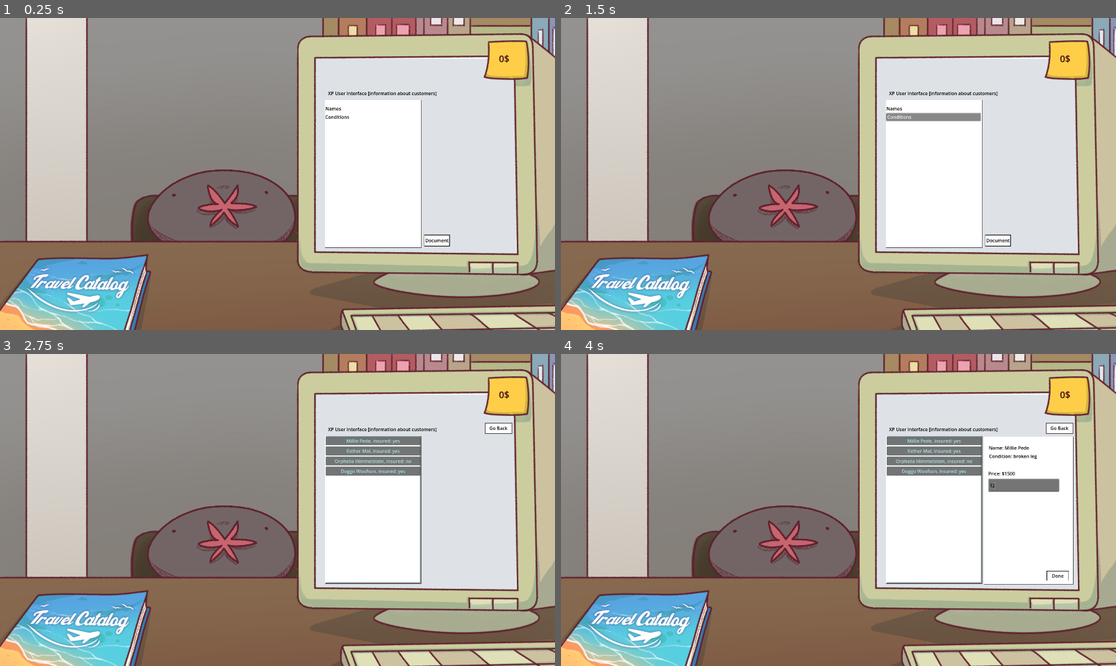
Above: before the commit, frames 1-4 (two rows, left to right).
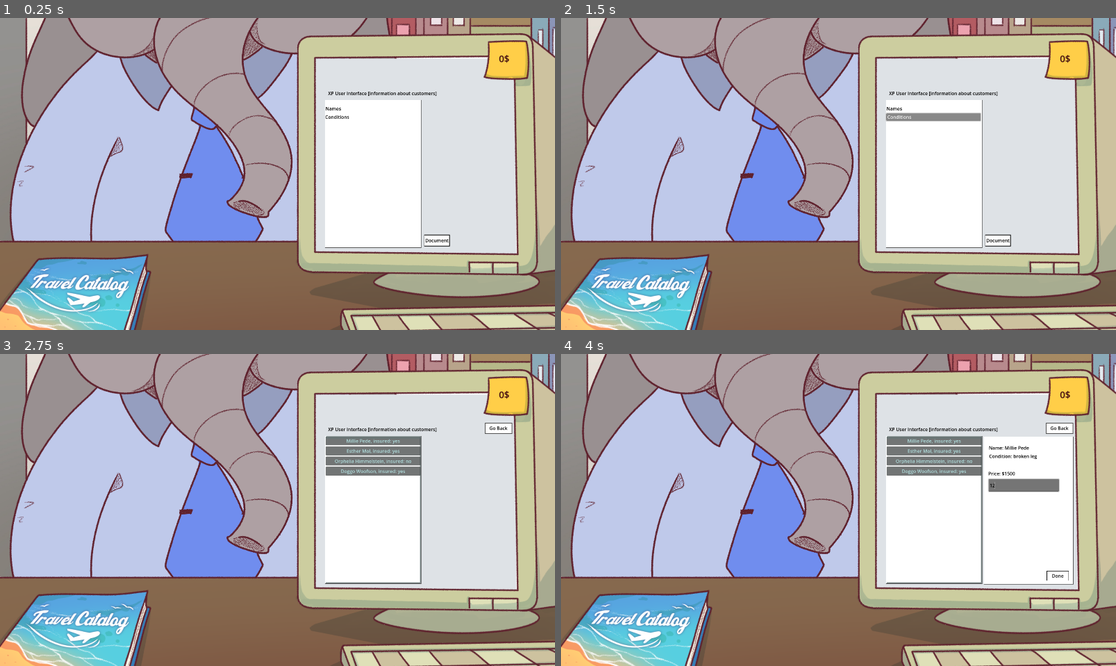
Above: after the commit, the same moments.

Repository: AgonGuri/vacation_please
Game: Godot game, scene res://scenes/main_layout.tscn
The game is run twice, just before and just after one commit, with the same random seed, the same clock (stepped at 60 frames per second) and the same inputs. This scene is started directly instead of the project's main scene.
Inputs (mouse positions are in pixels of both pictures, inside the frame that each line leads up to):
- Up to frame 1 (0.25 s): no input
- Up to frame 2 (1.5 s): click "Document" at 0.5 s; click "Conditions" at 1.25 s
- Up to frame 3 (2.75 s): click "Names" at 2 s
- Up to frame 4 (4 s): click "Millie Pede, insured: yes" at 2.75 s; click (1021, 485) at 3.52 s; type "12" at 3.6 s

The runs differ from the first frame. In frame 1, 36% of the frame differs, in the area x 1-72%, y 0-72%; in frame 2, 36%; in frame 3, 36%; in frame 4, 36%.
Error in both runs: Attempt to call function 'instantiate' in base 'null instance' on a null instance. (res://scripts/main_layout.gd:8)

Commit message:
added client animation

Diff:
--- a/scenes/main_layout.tscn
+++ b/scenes/main_layout.tscn
@@ -1,15 +1,103 @@
-[gd_scene load_steps=11 format=3 uid="uid://ll5qosfnpld3"]
+[gd_scene load_steps=15 format=3 uid="uid://ll5qosfnpld3"]
 
-[ext_resource type="Texture2D" uid="uid://b7y85vdrbga1v" path="res://assets/animalsprites/mole.png" id="1_4lhwc"]
 [ext_resource type="Texture2D" uid="uid://by6ojocygd2dp" path="res://assets/layout/frony_layout.png" id="1_7rr3c"]
 [ext_resource type="Script" uid="uid://bd4ibh4fabtci" path="res://scripts/main_layout.gd" id="1_cq4yi"]
 [ext_resource type="Texture2D" uid="uid://dglk6ld2wbfv1" path="res://assets/layout/bg_layout.jpg" id="2_l5l47"]
 [ext_resource type="Texture2D" uid="uid://co4verei2hgtj" path="res://assets/interactable/catalog_1.png" id="2_vjpme"]
 [ext_resource type="Texture2D" uid="uid://svr384p4hlgd" path="res://assets/interactable/catalog_2.png" id="3_4jnhx"]
+[ext_resource type="Texture2D" uid="uid://d0if75ltxpsbj" path="res://assets/animalsprites/elephant.png" id="3_urhyu"]
 [ext_resource type="Texture2D" uid="uid://cemoejxtwyj6t" path="res://assets/interactable/catalog.png" id="4_4jnhx"]
 [ext_resource type="Script" uid="uid://bbqlr045k8se6" path="res://scripts/catalogue.gd" id="5_f6vs1"]
 [ext_resource type="PackedScene" uid="uid://drbjmsweeri05" path="res://scenes/currency.tscn" id="6_urhyu"]
 [ext_resource type="PackedScene" uid="uid://boepidkh0v6vi" path="res://scenes/pc_ui.tscn" id="8_4m2lt"]
+
+[sub_resource type="Animation" id="Animation_urhyu"]
+resource_name = "client_enters"
+tracks/0/type = "value"
+tracks/0/imported = false
+tracks/0/enabled = true
+tracks/0/path = NodePath("AnimalSprite:position")
+tracks/0/interp = 1
+tracks/0/loop_wrap = true
+tracks/0/keys = {
+"times": PackedFloat32Array(0, 1),
+"transitions": PackedFloat32Array(1, 1),
+"update": 0,
+"values": [Vector2(575, 540), Vector2(960, 540)]
+}
+tracks/1/type = "value"
+tracks/1/imported = false
+tracks/1/enabled = true
+tracks/1/path = NodePath("AnimalSprite:modulate")
+tracks/1/interp = 1
+tracks/1/loop_wrap = true
+tracks/1/keys = {
+"times": PackedFloat32Array(0, 1),
+"transitions": PackedFloat32Array(1, 1),
+"update": 0,
+"values": [Color(1, 1, 1, 0), Color(1, 1, 1, 1)]
+}
+
+[sub_resource type="Animation" id="Animation_6flo5"]
+length = 0.001
+tracks/0/type = "value"
+tracks/0/imported = false
+tracks/0/enabled = true
+tracks/0/path = NodePath("AnimalSprite:position")
+tracks/0/interp = 1
+tracks/0/loop_wrap = true
+tracks/0/keys = {
+"times": PackedFloat32Array(0),
+"transitions": PackedFloat32Array(1),
+"update": 0,
+"values": [Vector2(960, 540)]
+}
+tracks/1/type = "value"
+tracks/1/imported = false
+tracks/1/enabled = true
+tracks/1/path = NodePath("AnimalSprite:modulate")
+tracks/1/interp = 1
+tracks/1/loop_wrap = true
+tracks/1/keys = {
+"times": PackedFloat32Array(0),
+"transitions": PackedFloat32Array(1),
+"update": 0,
+"values": [Color(1, 1, 1, 1)]
+}
+
+[sub_resource type="Animation" id="Animation_tnbgg"]
+resource_name = "client_exits"
+tracks/0/type = "value"
+tracks/0/imported = false
+tracks/0/enabled = true
+tracks/0/path = NodePath("AnimalSprite:position")
+tracks/0/interp = 1
+tracks/0/loop_wrap = true
+tracks/0/keys = {
+"times": PackedFloat32Array(0, 1),
+"transitions": PackedFloat32Array(1, 1),
+"update": 0,
+"values": [Vector2(960, 540), Vector2(569, 540)]
+}
+tracks/1/type = "value"
+tracks/1/imported = false
+tracks/1/enabled = true
+tracks/1/path = NodePath("AnimalSprite:modulate")
+tracks/1/interp = 1
+tracks/1/loop_wrap = true
+tracks/1/keys = {
+"times": PackedFloat32Array(0, 1),
+"transitions": PackedFloat32Array(1, 1),
+"update": 0,
+"values": [Color(1, 1, 1, 1), Color(1, 1, 1, 0)]
+}
+
+[sub_resource type="AnimationLibrary" id="AnimationLibrary_7l78i"]
+_data = {
+&"RESET": SubResource("Animation_6flo5"),
+&"client_enters": SubResource("Animation_urhyu"),
+&"client_exits": SubResource("Animation_tnbgg")
+}
 
 [node name="main_layout" type="Node2D"]
 script = ExtResource("1_cq4yi")
@@ -20,7 +108,7 @@
 
 [node name="AnimalSprite" type="Sprite2D" parent="."]
 position = Vector2(960, 540)
-texture = ExtResource("1_4lhwc")
+texture = ExtResource("3_urhyu")
 
 [node name="MainUI" parent="." instance=ExtResource("8_4m2lt")]
 anchors_preset = 15
@@ -51,3 +139,8 @@
 visible = false
 position = Vector2(936, -113)
 texture = ExtResource("4_4jnhx")
+
+[node name="AnimationPlayer" type="AnimationPlayer" parent="."]
+libraries = {
+&"": SubResource("AnimationLibrary_7l78i")
+}
